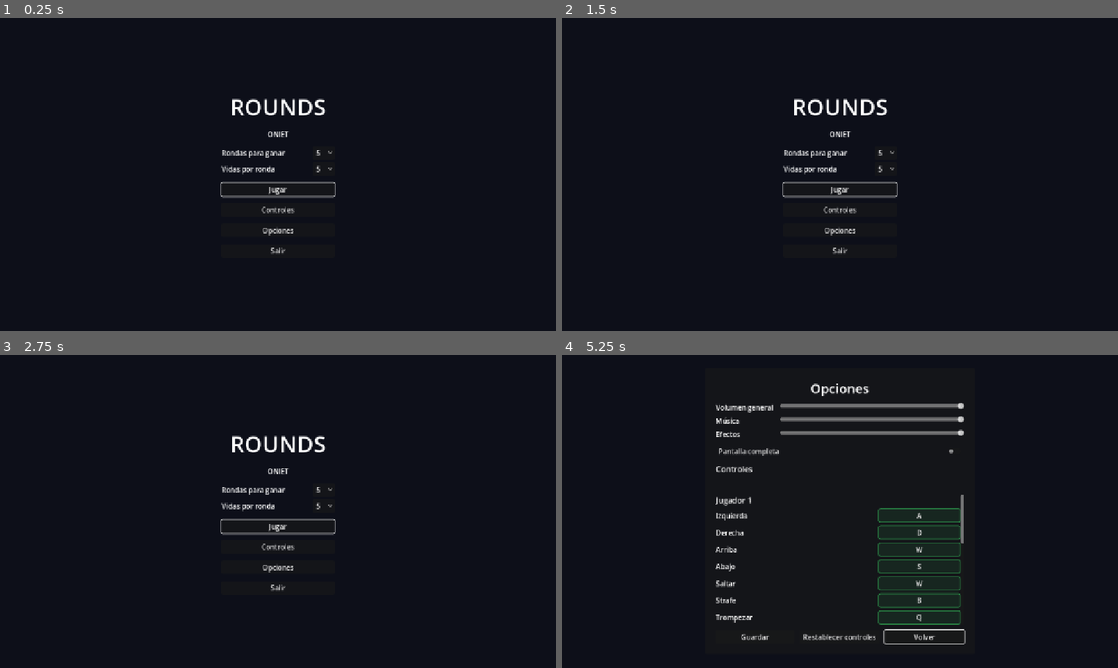
Above: before the commit, frames 1-4 (two rows, left to right).
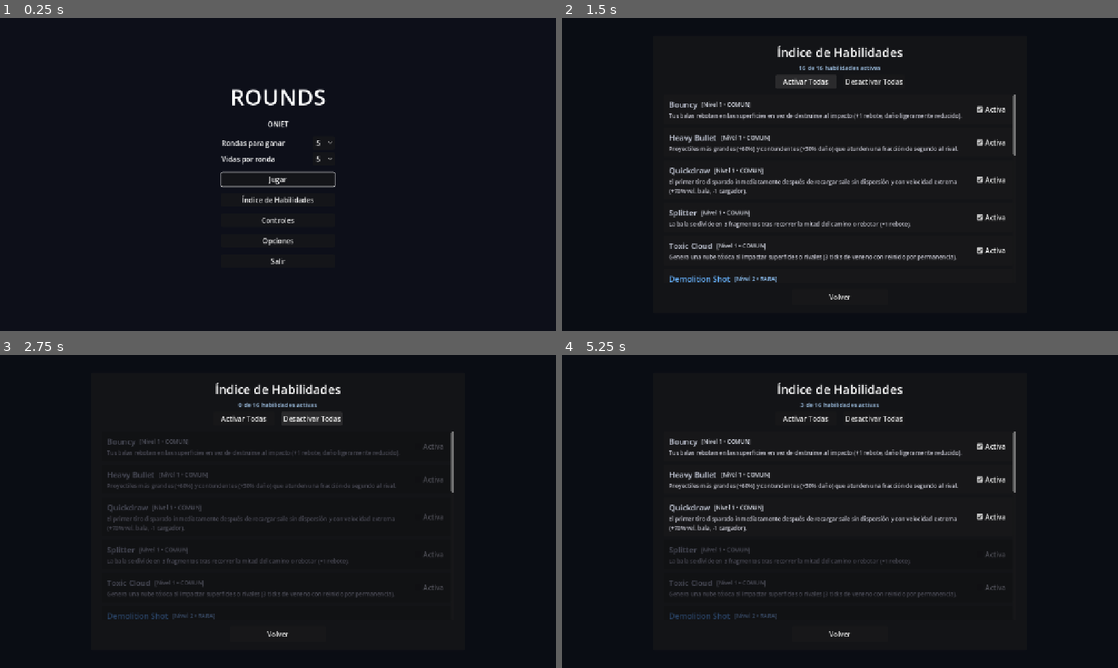
Above: after the commit, the same moments.

Repository: AdriR1ze/ONIET_Rounds
Game: Godot game, scene res://ui/main_menu.tscn
The game is run twice, just before and just after one commit, with the same random seed, the same clock (stepped at 60 frames per second) and the same inputs.
Inputs (mouse positions are in pixels of both pictures, inside the frame that each line leads up to):
- Up to frame 1 (0.25 s): no input
- Up to frame 2 (1.5 s): click (840, 199) at 0.5 s, where only the run after the commit has a clickable "Índice de Habilidades"; click (806, 80) at 1.25 s, where only the run after the commit has a clickable "Activar Todas"
- Up to frame 3 (2.75 s): click (311, 417) at 2 s, where only the run after the commit has a clickable "Desactivar Todas"
- Up to frame 4 (5.25 s): click (990, 445) at 2.75 s, where only the run after the commit has a clickable "Activa"; click (990, 480) at 3.5 s, where only the run after the commit has a clickable "Activa"; click (840, 567) at 4.25 s, where only the run before the commit has a clickable "Opciones"; click (990, 517) at 5 s, where only the run after the commit has a clickable "Activa"

The runs differ from the first frame. In frame 1, 2.6% of the frame differs, in the area x 39-61%, y 22-79%; in frame 2, 7.0%; in frame 3, 5.1%; in frame 4, 7.8%, in the area x 19-82%, y 8-93%.

Commit message:
feat(ui): agregar indice de habilidades con toggles, personalizacion de nombres y banner ganador con confetis

Diff:
--- a/rounds/audio/audio_manager.gd
+++ b/rounds/audio/audio_manager.gd
@@ -103,7 +103,7 @@
 
 
 func _conectar_juego() -> void:
-	if RunManager == null:
+	if RunManager == null or not RunManager.has_signal("ronda_iniciada"):
 		return
 	RunManager.ronda_iniciada.connect(func(_ronda: int) -> void: reproducir("ronda_inicio"))
 	RunManager.ronda_terminada.connect(func(_ronda: int, _ganador: int) -> void: reproducir("ronda_ganada"))
--- a/rounds/levels/test_level.tscn
+++ b/rounds/levels/test_level.tscn
@@ -10,6 +10,7 @@
 [ext_resource type="PackedScene" path="res://ui/pause_menu.tscn" id="13_pause"]
 [ext_resource type="PackedScene" path="res://ui/match_hud.tscn" id="14_hud"]
 [ext_resource type="PackedScene" path="res://ui/match_end.tscn" id="15_end"]
+[ext_resource type="PackedScene" path="res://ui/round_winner_banner.tscn" id="16_banner"]
 
 [sub_resource type="Environment" id="Environment_glow"]
 background_mode = 3
@@ -50,3 +51,5 @@
 
 [node name="MatchEnd" parent="." instance=ExtResource("15_end")]
 visible = false
+
+[node name="RoundWinnerBanner" parent="." instance=ExtResource("16_banner")]
--- a/rounds/run/run_controller.gd
+++ b/rounds/run/run_controller.gd
@@ -2,6 +2,7 @@
 
 @export var pantalla_mejoras: CanvasLayer
 @export var pantalla_fin: CanvasLayer
+@export var banner_ganador: CanvasLayer
 
 var _procesando: bool = false
 var _ronda_activa: bool = false
@@ -12,6 +13,8 @@
 		pantalla_mejoras = get_parent().get_node_or_null("UpgradeScreen")
 	if pantalla_fin == null and get_parent() != null:
 		pantalla_fin = get_parent().get_node_or_null("MatchEnd")
+	if banner_ganador == null and get_parent() != null:
+		banner_ganador = get_parent().get_node_or_null("RoundWinnerBanner")
 	await get_tree().process_frame
 	for jugador in RunManager.jugadores():
 		var salud: Node = jugador.get_node_or_null("HealthComponent")
@@ -33,6 +36,9 @@
 	RunManager.perder_vida(numero)
 	var ganador: int = RunManager.ganador_de_ronda(numero)
 	RunManager.terminar_ronda(ganador)
+
+	if banner_ganador != null and banner_ganador.has_method("mostrar_ganador"):
+		await banner_ganador.mostrar_ganador(ganador)
 
 	if RunManager.partida_ganada():
 		if pantalla_fin != null and pantalla_fin.has_method("mostrar"):
--- a/rounds/run/run_manager.gd
+++ b/rounds/run/run_manager.gd
@@ -13,6 +13,7 @@
 var rng := RandomNumberGenerator.new()
 
 var vidas: Dictionary = { 1: 5, 2: 5 }
+var nombres: Dictionary = { 1: "Jugador 1", 2: "Jugador 2" }
 var partida_finalizada: bool = false
 var _jugadores: Dictionary = {}
 var _mejoras: Dictionary = {}
@@ -21,6 +22,17 @@
 
 func _ready() -> void:
 	rng.randomize()
+
+
+func nombre_jugador(numero: int) -> String:
+	return nombres.get(numero, "Jugador %d" % numero)
+
+
+func set_nombres(p1: String, p2: String) -> void:
+	var n1 := p1.strip_edges()
+	var n2 := p2.strip_edges()
+	nombres[1] = n1 if not n1.is_empty() else "Jugador 1"
+	nombres[2] = n2 if not n2.is_empty() else "Jugador 2"
 
 
 func configurar_partida(rondas: int, vidas: int) -> void:
--- a/rounds/ui/main_menu.gd
+++ b/rounds/ui/main_menu.gd
@@ -7,9 +7,16 @@
 @onready var _menu: VBoxContainer = $Centro/Menu
 @onready var _controles: ColorRect = $Controles
 @onready var _opciones: CanvasLayer = $OptionsScreen
+@onready var _indice: CanvasLayer = $UpgradeIndexScreen
+@onready var _modal_nombres: ColorRect = $ModalNombres
+@onready var _input_p1: LineEdit = $ModalNombres/Centro/Marco/Margin/VBox/Campos/CampoP1/InputP1
+@onready var _input_p2: LineEdit = $ModalNombres/Centro/Marco/Margin/VBox/Campos/CampoP2/InputP2
+@onready var _boton_iniciar: Button = $ModalNombres/Centro/Marco/Margin/VBox/Botones/Comenzar
+@onready var _boton_volver_nombres: Button = $ModalNombres/Centro/Marco/Margin/VBox/Botones/Volver
 @onready var _rondas: OptionButton = $Centro/Menu/Config/Rondas/Valor
 @onready var _vidas: OptionButton = $Centro/Menu/Config/Vidas/Valor
 @onready var _boton_jugar: Button = $Centro/Menu/Jugar
+@onready var _boton_indice: Button = $Centro/Menu/Indice
 @onready var _boton_controles: Button = $Centro/Menu/Controles
 @onready var _boton_opciones: Button = $Centro/Menu/Opciones
 @onready var _boton_salir: Button = $Centro/Menu/Salir
@@ -20,22 +27,59 @@
 	get_tree().paused = false
 	AudioManager.reproducir_musica("menu")
 	_controles.visible = false
+	_modal_nombres.visible = false
 	_poblar(_rondas, OPCIONES_RONDAS, RunManager.rondas_para_ganar)
 	_poblar(_vidas, OPCIONES_VIDAS, RunManager.vidas_por_ronda)
-	_boton_jugar.pressed.connect(_jugar)
+
+	_boton_jugar.pressed.connect(_mostrar_modal_nombres)
+	_boton_iniciar.pressed.connect(_iniciar_partida)
+	_boton_volver_nombres.pressed.connect(_ocultar_modal_nombres)
+	_input_p1.text_submitted.connect(func(_t: String) -> void: _input_p2.grab_focus())
+	_input_p2.text_submitted.connect(func(_t: String) -> void: _iniciar_partida())
+
+	_boton_indice.pressed.connect(_mostrar_indice)
+	_indice.cerrado.connect(_ocultar_indice)
+
 	_boton_controles.pressed.connect(_mostrar_controles)
 	_boton_opciones.pressed.connect(_mostrar_opciones)
 	_boton_salir.pressed.connect(_salir)
 	_boton_volver.pressed.connect(_ocultar_controles)
 	_opciones.cerrado.connect(_ocultar_opciones)
+
 	_menu.visible = true
 	_boton_jugar.grab_focus()
 
 
-func _jugar() -> void:
+func _mostrar_modal_nombres() -> void:
+	_input_p1.text = RunManager.nombre_jugador(1)
+	_input_p2.text = RunManager.nombre_jugador(2)
+	_menu.visible = false
+	_modal_nombres.visible = true
+	_input_p1.grab_focus()
+	_input_p1.select_all()
+
+
+func _ocultar_modal_nombres() -> void:
+	_modal_nombres.visible = false
+	_menu.visible = true
+	_boton_jugar.grab_focus()
+
+
+func _iniciar_partida() -> void:
+	RunManager.set_nombres(_input_p1.text, _input_p2.text)
 	RunManager.configurar_partida(_valor(_rondas, OPCIONES_RONDAS), _valor(_vidas, OPCIONES_VIDAS))
 	RunManager.reiniciar()
 	get_tree().change_scene_to_file(NIVEL)
+
+
+func _mostrar_indice() -> void:
+	_menu.visible = false
+	_indice.abrir()
+
+
+func _ocultar_indice() -> void:
+	_menu.visible = true
+	_boton_indice.grab_focus()
 
 
 func _mostrar_controles() -> void:
--- a/rounds/ui/main_menu.tscn
+++ b/rounds/ui/main_menu.tscn
@@ -1,7 +1,8 @@
-[gd_scene load_steps=3 format=3]
+[gd_scene load_steps=4 format=3]
 
 [ext_resource type="Script" path="res://ui/main_menu.gd" id="1_menu"]
 [ext_resource type="PackedScene" path="res://ui/options_screen.tscn" id="2_opts"]
+[ext_resource type="PackedScene" path="res://ui/upgrade_index_screen.tscn" id="3_idx"]
 
 [node name="MainMenu" type="Control"]
 layout_mode = 3
@@ -78,6 +79,11 @@
 layout_mode = 2
 text = "Jugar"
 
+[node name="Indice" type="Button" parent="Centro/Menu"]
+custom_minimum_size = Vector2(260, 0)
+layout_mode = 2
+text = "Índice de Habilidades"
+
 [node name="Controles" type="Button" parent="Centro/Menu"]
 custom_minimum_size = Vector2(260, 0)
 layout_mode = 2
@@ -92,6 +98,94 @@
 custom_minimum_size = Vector2(260, 0)
 layout_mode = 2
 text = "Salir"
+
+[node name="ModalNombres" type="ColorRect" parent="."]
+visible = false
+layout_mode = 1
+anchors_preset = 15
+anchor_right = 1.0
+anchor_bottom = 1.0
+grow_horizontal = 2
+grow_vertical = 2
+color = Color(0.04, 0.05, 0.08, 0.95)
+
+[node name="Centro" type="CenterContainer" parent="ModalNombres"]
+layout_mode = 1
+anchors_preset = 15
+anchor_right = 1.0
+anchor_bottom = 1.0
+grow_horizontal = 2
+grow_vertical = 2
+
+[node name="Marco" type="PanelContainer" parent="ModalNombres/Centro"]
+custom_minimum_size = Vector2(460, 0)
+layout_mode = 2
+
+[node name="Margin" type="MarginContainer" parent="ModalNombres/Centro/Marco"]
+layout_mode = 2
+theme_override_constants/margin_left = 28
+theme_override_constants/margin_top = 24
+theme_override_constants/margin_right = 28
+theme_override_constants/margin_bottom = 24
+
+[node name="VBox" type="VBoxContainer" parent="ModalNombres/Centro/Marco/Margin"]
+layout_mode = 2
+theme_override_constants/separation = 16
+
+[node name="Titulo" type="Label" parent="ModalNombres/Centro/Marco/Margin/VBox"]
+layout_mode = 2
+theme_override_font_sizes/font_size = 24
+horizontal_alignment = 1
+text = "Nombres de los Jugadores"
+
+[node name="Campos" type="VBoxContainer" parent="ModalNombres/Centro/Marco/Margin/VBox"]
+layout_mode = 2
+theme_override_constants/separation = 12
+
+[node name="CampoP1" type="VBoxContainer" parent="ModalNombres/Centro/Marco/Margin/VBox/Campos"]
+layout_mode = 2
+theme_override_constants/separation = 4
+
+[node name="Label" type="Label" parent="ModalNombres/Centro/Marco/Margin/VBox/Campos/CampoP1"]
+layout_mode = 2
+theme_override_font_sizes/font_size = 14
+text = "Jugador 1 (Amarillo):"
+
+[node name="InputP1" type="LineEdit" parent="ModalNombres/Centro/Marco/Margin/VBox/Campos/CampoP1"]
+layout_mode = 2
+placeholder_text = "Jugador 1"
+text = "Jugador 1"
+max_length = 20
+
+[node name="CampoP2" type="VBoxContainer" parent="ModalNombres/Centro/Marco/Margin/VBox/Campos"]
+layout_mode = 2
+theme_override_constants/separation = 4
+
+[node name="Label" type="Label" parent="ModalNombres/Centro/Marco/Margin/VBox/Campos/CampoP2"]
+layout_mode = 2
+theme_override_font_sizes/font_size = 14
+text = "Jugador 2 (Celeste):"
+
+[node name="InputP2" type="LineEdit" parent="ModalNombres/Centro/Marco/Margin/VBox/Campos/CampoP2"]
+layout_mode = 2
+placeholder_text = "Jugador 2"
+text = "Jugador 2"
+max_length = 20
+
+[node name="Botones" type="HBoxContainer" parent="ModalNombres/Centro/Marco/Margin/VBox"]
+layout_mode = 2
+theme_override_constants/separation = 14
+alignment = 1
+
+[node name="Comenzar" type="Button" parent="ModalNombres/Centro/Marco/Margin/VBox/Botones"]
+custom_minimum_size = Vector2(160, 36)
+layout_mode = 2
+text = "Iniciar Partida"
+
+[node name="Volver" type="Button" parent="ModalNombres/Centro/Marco/Margin/VBox/Botones"]
+custom_minimum_size = Vector2(120, 36)
+layout_mode = 2
+text = "Volver"
 
 [node name="Controles" type="ColorRect" parent="."]
 visible = false
@@ -145,3 +239,6 @@
 
 [node name="OptionsScreen" parent="." instance=ExtResource("2_opts")]
 visible = false
+
+[node name="UpgradeIndexScreen" parent="." instance=ExtResource("3_idx")]
+visible = false
--- a/rounds/ui/match_end.gd
+++ b/rounds/ui/match_end.gd
@@ -15,8 +15,10 @@
 
 
 func mostrar(ganador: int) -> void:
-	_titulo.text = "¡Ganó el Jugador %d!" % ganador
-	_marcador.text = "P1  %d  -  %d  P2" % [RunManager.marcador_de(1), RunManager.marcador_de(2)]
+	_titulo.text = "¡Ganó %s!" % RunManager.nombre_jugador(ganador)
+	var n1 := RunManager.nombre_jugador(1)
+	var n2 := RunManager.nombre_jugador(2)
+	_marcador.text = "%s  %d  -  %d  %s" % [n1, RunManager.marcador_de(1), RunManager.marcador_de(2), n2]
 	visible = true
 	PauseManager.tomar(self)
 	_boton_revancha.grab_focus()
--- a/rounds/ui/match_hud.gd
+++ b/rounds/ui/match_hud.gd
@@ -18,9 +18,11 @@
 
 func _process(_delta: float) -> void:
 	_ronda.text = "Ronda %d" % maxi(RunManager.ronda, 1)
-	_marcador.text = "P1  %d  -  %d  P2" % [RunManager.marcador_de(1), RunManager.marcador_de(2)]
-	_p1_nombre.text = "Jugador 1  (%d/%d HP)" % [_salud(1), _salud_max(1)]
-	_p2_nombre.text = "(%d/%d HP)  Jugador 2" % [_salud(2), _salud_max(2)]
+	var n1 := RunManager.nombre_jugador(1)
+	var n2 := RunManager.nombre_jugador(2)
+	_marcador.text = "%s  %d  -  %d  %s" % [n1, RunManager.marcador_de(1), RunManager.marcador_de(2), n2]
+	_p1_nombre.text = "%s  (%d/%d HP)" % [n1, _salud(1), _salud_max(1)]
+	_p2_nombre.text = "(%d/%d HP)  %s" % [_salud(2), _salud_max(2), n2]
 	_pintar_pips(_p1_hp, _salud(1), _salud_max(1), COLOR_HP, COLOR_HP_VACIO)
 	_pintar_pips(_p1_vidas, RunManager.vidas_de(1), RunManager.vidas_por_ronda, COLOR_VIDA, COLOR_VIDA_VACIO)
 	_pintar_pips(_p2_hp, _salud(2), _salud_max(2), COLOR_HP, COLOR_HP_VACIO)
--- /dev/null
+++ b/rounds/ui/round_winner_banner.gd
@@ -0,0 +1,80 @@
+extends CanvasLayer
+
+signal terminado
+
+const COLOR_P1 := Color(1.0, 0.88, 0.25, 1.0)
+const COLOR_P2 := Color(0.3, 0.85, 1.0, 1.0)
+
+@onready var _panel: CenterContainer = $Centro
+@onready var _texto_ganador: Label = $Centro/Marco/Margin/VBox/TextoGanador
+@onready var _subtexto: Label = $Centro/Marco/Margin/VBox/Subtexto
+@onready var _confeti_top: CPUParticles2D = $ConfetiTop
+@onready var _confeti_burst: CPUParticles2D = $ConfetiBurst
+
+
+func _ready() -> void:
+	visible = false
+	_configurar_particulas()
+
+
+func _configurar_particulas() -> void:
+	var img := Image.create(10, 6, false, Image.FORMAT_RGBA8)
+	img.fill(Color.WHITE)
+	var tex := ImageTexture.create_from_image(img)
+	_confeti_top.texture = tex
+	_confeti_burst.texture = tex
+
+	var grad := Gradient.new()
+	grad.colors = PackedColorArray([
+		Color(1.0, 0.85, 0.2),
+		Color(0.2, 0.9, 1.0),
+		Color(1.0, 0.25, 0.7),
+		Color(0.3, 1.0, 0.4),
+		Color(1.0, 0.5, 0.1),
+		Color(0.7, 0.4, 1.0),
+	])
+	grad.offsets = PackedFloat32Array([0.0, 0.2, 0.4, 0.6, 0.8, 1.0])
+	_confeti_top.color_ramp = grad
+	_confeti_burst.color_ramp = grad
+
+
+func mostrar_ganador(ganador: int) -> void:
+	var nombre: String = RunManager.nombre_jugador(ganador)
+	var color_ganador: Color = COLOR_P1 if ganador == 1 else COLOR_P2
+
+	_texto_ganador.text = "¡%s GANÓ LA RONDA!" % nombre.to_upper()
+	_texto_ganador.modulate = color_ganador
+	_subtexto.text = "Ronda %d completada" % RunManager.ronda
+
+	visible = true
+	_panel.modulate.a = 0.0
+	_panel.scale = Vector2(0.7, 0.7)
+	_panel.pivot_offset = _panel.size / 2.0
+
+	_confeti_top.restart()
+	_confeti_top.emitting = true
+	_confeti_burst.restart()
+	_confeti_burst.emitting = true
+
+	var tween := create_tween()
+	tween.set_parallel(true)
+	tween.tween_property(_panel, "modulate:a", 1.0, 0.25)
+	tween.tween_property(_panel, "scale", Vector2(1.05, 1.05), 0.28).set_trans(Tween.TRANS_BACK).set_ease(Tween.EASE_OUT)
+
+	await get_tree().create_timer(0.3).timeout
+	var tween_pulse := create_tween()
+	tween_pulse.tween_property(_panel, "scale", Vector2(1.0, 1.0), 0.15)
+
+	# Mantener visible por 1.4 segundos más de celebración con confetis
+	await get_tree().create_timer(1.4).timeout
+
+	var tween_out := create_tween()
+	tween_out.set_parallel(true)
+	tween_out.tween_property(_panel, "modulate:a", 0.0, 0.3)
+	tween_out.tween_property(_panel, "scale", Vector2(0.85, 0.85), 0.3)
+	await tween_out.finished
+
+	_confeti_top.emitting = false
+	_confeti_burst.emitting = false
+	visible = false
+	terminado.emit()
--- /dev/null
+++ b/rounds/ui/round_winner_banner.tscn
@@ -0,0 +1,81 @@
+[gd_scene load_steps=2 format=3]
+
+[ext_resource type="Script" path="res://ui/round_winner_banner.gd" id="1_win"]
+
+[node name="RoundWinnerBanner" type="CanvasLayer"]
+layer = 50
+process_mode = 3
+script = ExtResource("1_win")
+
+[node name="ConfetiTop" type="CPUParticles2D" parent="."]
+position = Vector2(640, -15)
+emitting = false
+amount = 70
+lifetime = 2.4
+one_shot = true
+emission_shape = 3
+emission_rect_extents = Vector2(640, 10)
+direction = Vector2(0, 1)
+spread = 25.0
+gravity = Vector2(0, 480)
+initial_velocity_min = 160.0
+initial_velocity_max = 320.0
+angular_velocity_min = -360.0
+angular_velocity_max = 360.0
+scale_amount_min = 1.0
+scale_amount_max = 1.6
+
+[node name="ConfetiBurst" type="CPUParticles2D" parent="."]
+position = Vector2(640, 360)
+emitting = false
+amount = 80
+lifetime = 2.0
+one_shot = true
+explosiveness = 0.85
+emission_shape = 1
+emission_sphere_radius = 40.0
+direction = Vector2(0, -1)
+spread = 80.0
+gravity = Vector2(0, 520)
+initial_velocity_min = 350.0
+initial_velocity_max = 650.0
+angular_velocity_min = -360.0
+angular_velocity_max = 360.0
+scale_amount_min = 1.0
+scale_amount_max = 1.6
+
+[node name="Centro" type="CenterContainer" parent="."]
+anchors_preset = 15
+anchor_right = 1.0
+anchor_bottom = 1.0
+grow_horizontal = 2
+grow_vertical = 2
+mouse_filter = 2
+
+[node name="Marco" type="PanelContainer" parent="Centro"]
+custom_minimum_size = Vector2(500, 0)
+layout_mode = 2
+
+[node name="Margin" type="MarginContainer" parent="Centro/Marco"]
+layout_mode = 2
+theme_override_constants/margin_left = 32
+theme_override_constants/margin_top = 22
+theme_override_constants/margin_right = 32
+theme_override_constants/margin_bottom = 22
+
+[node name="VBox" type="VBoxContainer" parent="Centro/Marco/Margin"]
+layout_mode = 2
+theme_override_constants/separation = 8
+
+[node name="TextoGanador" type="Label" parent="Centro/Marco/Margin/VBox"]
+layout_mode = 2
+theme_override_font_sizes/font_size = 34
+horizontal_alignment = 1
+text = "¡JUGADOR 1 GANÓ LA RONDA!"
+
+[node name="Subtexto" type="Label" parent="Centro/Marco/Margin/VBox"]
+layout_mode = 2
+theme_override_font_sizes/font_size = 16
+horizontal_alignment = 1
+modulate = Color(0.8, 0.8, 0.85, 0.9)
+text = "Ronda 1 completada"
--- /dev/null
+++ b/rounds/ui/upgrade_index_screen.gd
@@ -0,0 +1,144 @@
+extends CanvasLayer
+
+signal cerrado
+
+const COLORES_RAREZA := {
+	UpgradeDefinition.Rareza.COMUN: Color(0.78, 0.8, 0.86),
+	UpgradeDefinition.Rareza.RARA: Color(0.4, 0.7, 1.0),
+	UpgradeDefinition.Rareza.EPICA: Color(0.78, 0.45, 1.0),
+	UpgradeDefinition.Rareza.LEGENDARIA: Color(1.0, 0.75, 0.2),
+}
+
+@onready var _lista: VBoxContainer = $Centro/Marco/Margin/VBox/Scroll/Lista
+@onready var _contador: Label = $Centro/Marco/Margin/VBox/Header/Contador
+@onready var _boton_activar_todas: Button = $Centro/Marco/Margin/VBox/Header/BotonesRapidos/ActivarTodas
+@onready var _boton_desactivar_todas: Button = $Centro/Marco/Margin/VBox/Header/BotonesRapidos/DesactivarTodas
+@onready var _boton_volver: Button = $Centro/Marco/Margin/VBox/Volver
+
+var _checkboxes: Dictionary = {}
+
+
+func _ready() -> void:
+	visible = false
+	_boton_volver.pressed.connect(_on_volver)
+	_boton_activar_todas.pressed.connect(_on_activar_todas)
+	_boton_desactivar_todas.pressed.connect(_on_desactivar_todas)
+
+
+func abrir() -> void:
+	visible = true
+	_construir_lista()
+	_actualizar_contador()
+	_boton_volver.grab_focus()
+
+
+func cerrar() -> void:
+	visible = false
+	cerrado.emit()
+
+
+func _on_volver() -> void:
+	cerrar()
+
+
+func _on_activar_todas() -> void:
+	UpgradeDatabase.activar_todas()
+	for id in _checkboxes:
+		var cb: CheckBox = _checkboxes[id]
+		cb.button_pressed = true
+	_actualizar_contador()
+
+
+func _on_desactivar_todas() -> void:
+	UpgradeDatabase.desactivar_todas()
+	for id in _checkboxes:
+		var cb: CheckBox = _checkboxes[id]
+		cb.button_pressed = false
+	_actualizar_contador()
+
+
+func _actualizar_contador() -> void:
+	var total := UpgradeDatabase.definiciones.size()
+	var activas := UpgradeDatabase.total_activas()
+	_contador.text = "%d de %d habilidades activas" % [activas, total]
+
+
+func _construir_lista() -> void:
+	for hijo in _lista.get_children():
+		_lista.remove_child(hijo)
+		hijo.queue_free()
+	_checkboxes.clear()
+
+	var lista_ordenada: Array[UpgradeDefinition] = []
+	for d in UpgradeDatabase.definiciones:
+		lista_ordenada.append(d)
+
+	lista_ordenada.sort_custom(func(a: UpgradeDefinition, b: UpgradeDefinition) -> bool:
+		if a.nivel != b.nivel:
+			return a.nivel < b.nivel
+		return a.titulo < b.titulo
+	)
+
+	for def in lista_ordenada:
+		var item := _crear_item_mejora(def)
+		_lista.add_child(item)
+
+
+func _crear_item_mejora(def: UpgradeDefinition) -> PanelContainer:
+	var panel := PanelContainer.new()
+	var margin := MarginContainer.new()
+	margin.add_theme_constant_override("margin_left", 12)
+	margin.add_theme_constant_override("margin_top", 10)
+	margin.add_theme_constant_override("margin_right", 12)
+	margin.add_theme_constant_override("margin_bottom", 10)
+	panel.add_child(margin)
+
+	var hbox := HBoxContainer.new()
+	hbox.add_theme_constant_override("separation", 16)
+	margin.add_child(hbox)
+
+	var vbox_texto := VBoxContainer.new()
+	vbox_texto.size_flags_horizontal = Control.SIZE_EXPAND_FILL
+	vbox_texto.add_theme_constant_override("separation", 4)
+	hbox.add_child(vbox_texto)
+
+	var color_rareza: Color = COLORES_RAREZA.get(def.rareza, Color.WHITE)
+
+	# Fila de Título y Rareza
+	var header_item := HBoxContainer.new()
+	header_item.add_theme_constant_override("separation", 10)
+	vbox_texto.add_child(header_item)
+
+	var titulo := Label.new()
+	titulo.text = def.titulo
+	titulo.add_theme_font_size_override("font_size", 18)
+	titulo.modulate = color_rareza
+	header_item.add_child(titulo)
+
+	var badge := Label.new()
+	badge.text = "[%s • %s]" % [def.nivel_texto(), def.rareza_texto().to_upper()]
+	badge.add_theme_font_size_override("font_size", 13)
+	badge.modulate = color_rareza.lerp(Color.WHITE, 0.3)
+	header_item.add_child(badge)
+
+	var desc := Label.new()
+	desc.text = def.descripcion
+	desc.autowrap_mode = TextServer.AUTOWRAP_WORD_SMART
+	desc.add_theme_font_size_override("font_size", 13)
+	desc.modulate = Color(0.85, 0.85, 0.90, 0.9)
+	vbox_texto.add_child(desc)
+
+	# CheckBox de Activación
+	var cb := CheckBox.new()
+	cb.text = "Activa"
+	cb.button_pressed = UpgradeDatabase.is_activa(def.id)
+	cb.toggled.connect(func(activa: bool) -> void:
+		UpgradeDatabase.set_activa(def.id, activa)
+		_actualizar_contador()
+		panel.modulate = Color(1.0, 1.0, 1.0, 1.0) if activa else Color(0.55, 0.55, 0.6, 0.6)
+	)
+	panel.modulate = Color(1.0, 1.0, 1.0, 1.0) if cb.button_pressed else Color(0.55, 0.55, 0.6, 0.6)
+	hbox.add_child(cb)
+
+	_checkboxes[def.id] = cb
+	return panel
--- /dev/null
+++ b/rounds/ui/upgrade_index_screen.tscn
@@ -0,0 +1,86 @@
+[gd_scene load_steps=2 format=3]
+
+[ext_resource type="Script" path="res://ui/upgrade_index_screen.gd" id="1_idx"]
+
+[node name="UpgradeIndexScreen" type="CanvasLayer"]
+layer = 45
+process_mode = 3
+script = ExtResource("1_idx")
+
+[node name="Fondo" type="ColorRect" parent="."]
+anchors_preset = 15
+anchor_right = 1.0
+anchor_bottom = 1.0
+grow_horizontal = 2
+grow_vertical = 2
+color = Color(0.04, 0.05, 0.08, 0.96)
+
+[node name="Centro" type="CenterContainer" parent="."]
+anchors_preset = 15
+anchor_right = 1.0
+anchor_bottom = 1.0
+grow_horizontal = 2
+grow_vertical = 2
+
+[node name="Marco" type="PanelContainer" parent="Centro"]
+custom_minimum_size = Vector2(860, 640)
+layout_mode = 2
+
+[node name="Margin" type="MarginContainer" parent="Centro/Marco"]
+layout_mode = 2
+theme_override_constants/margin_left = 24
+theme_override_constants/margin_top = 20
+theme_override_constants/margin_right = 24
+theme_override_constants/margin_bottom = 20
+
+[node name="VBox" type="VBoxContainer" parent="Centro/Marco/Margin"]
+layout_mode = 2
+theme_override_constants/separation = 14
+
+[node name="Header" type="VBoxContainer" parent="Centro/Marco/Margin/VBox"]
+layout_mode = 2
+theme_override_constants/separation = 6
+
+[node name="Titulo" type="Label" parent="Centro/Marco/Margin/VBox/Header"]
+layout_mode = 2
+theme_override_font_sizes/font_size = 28
+horizontal_alignment = 1
+text = "Índice de Habilidades"
+
+[node name="Contador" type="Label" parent="Centro/Marco/Margin/VBox/Header"]
+layout_mode = 2
+theme_override_font_sizes/font_size = 14
+horizontal_alignment = 1
+modulate = Color(0.7, 0.85, 1.0, 0.9)
+text = "0 de 0 habilidades activas"
+
+[node name="BotonesRapidos" type="HBoxContainer" parent="Centro/Marco/Margin/VBox/Header"]
+layout_mode = 2
+alignment = 1
+theme_override_constants/separation = 16
+
+[node name="ActivarTodas" type="Button" parent="Centro/Marco/Margin/VBox/Header/BotonesRapidos"]
+custom_minimum_size = Vector2(140, 0)
+layout_mode = 2
+text = "Activar Todas"
+
+[node name="DesactivarTodas" type="Button" parent="Centro/Marco/Margin/VBox/Header/BotonesRapidos"]
+custom_minimum_size = Vector2(140, 0)
+layout_mode = 2
+text = "Desactivar Todas"
+
+[node name="Scroll" type="ScrollContainer" parent="Centro/Marco/Margin/VBox"]
+layout_mode = 2
+size_flags_vertical = 3
+horizontal_scroll_mode = 0
+
+[node name="Lista" type="VBoxContainer" parent="Centro/Marco/Margin/VBox/Scroll"]
+layout_mode = 2
+size_flags_horizontal = 3
+theme_override_constants/separation = 8
+
+[node name="Volver" type="Button" parent="Centro/Marco/Margin/VBox"]
+custom_minimum_size = Vector2(220, 36)
+layout_mode = 2
+size_flags_horizontal = 4
+text = "Volver"
--- a/rounds/ui/upgrade_screen.gd
+++ b/rounds/ui/upgrade_screen.gd
@@ -46,7 +46,7 @@
 		_confirmados[numero] = false
 		_crear_panel(numero)
 	_actualizar_seleccion()
-	_titulo.text = "Elige una mejora   |   P1: A/D + V      P2: Izq/Der + ,"
+	_titulo.text = "Elige una mejora   |   %s: A/D + V      %s: Izq/Der + ," % [RunManager.nombre_jugador(1), RunManager.nombre_jugador(2)]
 
 
 func _crear_panel(numero: int) -> void:
@@ -62,7 +62,7 @@
 	var corazones := ""
 	for i in 5:
 		corazones += "♥" if i < vidas_count else "♡"
-	etiqueta.text = "Jugador %d  [%s]\nMejoras hasta Nivel %d" % [numero, corazones, max_nivel]
+	etiqueta.text = "%s  [%s]\nMejoras hasta Nivel %d" % [RunManager.nombre_jugador(numero), corazones, max_nivel]
 	etiqueta.horizontal_alignment = HORIZONTAL_ALIGNMENT_CENTER
 	etiqueta.add_theme_font_size_override("font_size", 18)
 	panel.add_child(etiqueta)
--- a/rounds/upgrades/upgrade_database.gd
+++ b/rounds/upgrades/upgrade_database.gd
@@ -9,6 +9,7 @@
 }
 
 var definiciones: Array[UpgradeDefinition] = []
+var desactivadas: Dictionary = {}
 
 
 func _ready() -> void:
@@ -31,9 +32,39 @@
 	dir.list_dir_end()
 
 
+func is_activa(id: StringName) -> bool:
+	return not desactivadas.get(id, false)
+
+
+func set_activa(id: StringName, activa: bool) -> void:
+	if activa:
+		desactivadas.erase(id)
+	else:
+		desactivadas[id] = true
+
+
+func activar_todas() -> void:
+	desactivadas.clear()
+
+
+func desactivar_todas() -> void:
+	for def in definiciones:
+		desactivadas[def.id] = true
+
+
+func total_activas() -> int:
+	var count := 0
+	for def in definiciones:
+		if is_activa(def.id):
+			count += 1
+	return count
+
+
 func opciones(cantidad: int, rng: RandomNumberGenerator, filtro: Callable) -> Array[UpgradeDefinition]:
 	var pool: Array[UpgradeDefinition] = []
 	for def in definiciones:
+		if not is_activa(def.id):
+			continue
 		if filtro.call(def):
 			pool.append(def)
 
